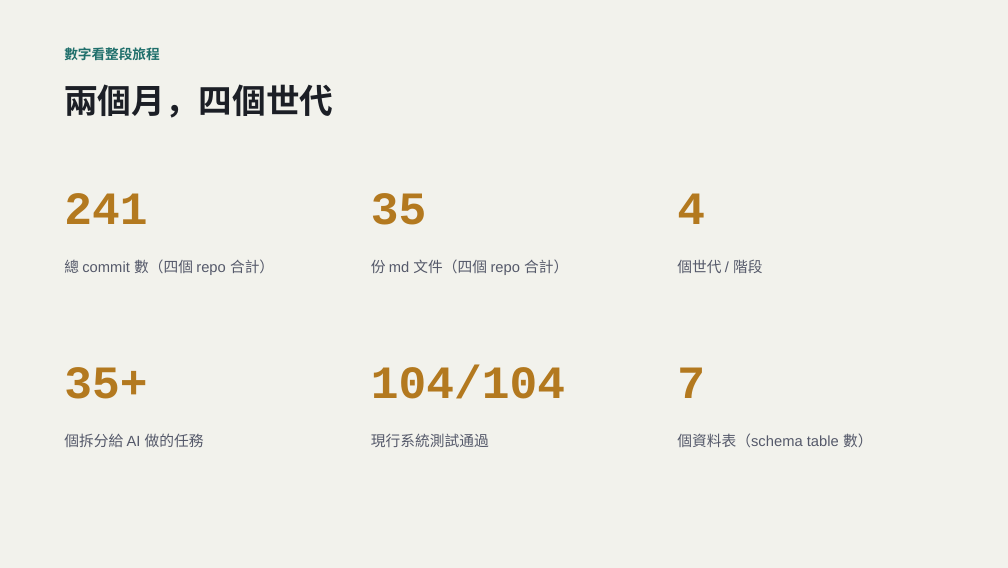
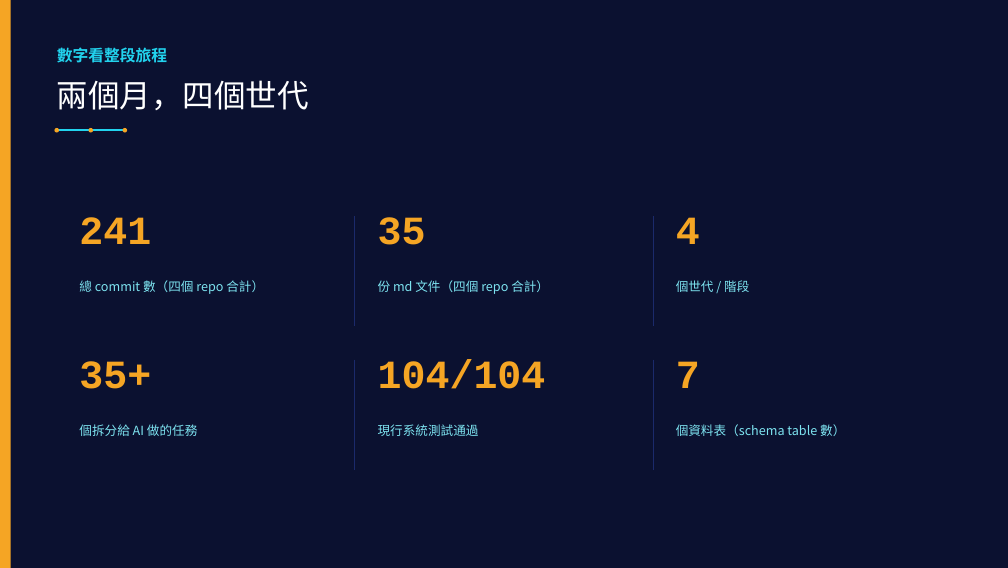
Before and after one commit to LinGaOscar/Spring-MissionBoard, a slide deck: slide 23 of docs/從HTML到SaaS_AI開發技巧回顧.pptx. Drawn at 1008x568 pixels with LibreOffice and Linux fonts; fonts in the diff are those of the drawing. Boxes give left, top, right and bottom in pixels: in the first picture for what was removed or moved away, otherwise in the second. Text is boxed around its words. In the diff, an @@ line names an element or a change of style, - is before the commit and + after.

Commit message:
docs: 簡報全 27 頁視覺重新設計
改用深靛藍／電光青／琥珀黃色系，封面與收尾 Q&A 頁改深色背景。開發歷程頁改時間軸視覺、數字統計頁改 KPI 儀表板風格、開發流程頁改流程圖、SaaS 與重構動機兩頁改左右對照面板。真實對話紀錄兩頁重新核對原始群組圖形裡的逐字內容，避免上次擷取遺漏。畫面截圖統一加外框與角標。內容全部沿用原文，純視覺改版。

```diff
--- a/docs/從HTML到SaaS_AI開發技巧回顧.pptx
+++ b/docs/從HTML到SaaS_AI開發技巧回顧.pptx
@@ background #F2F2EC to #0B1130 @@
@@ rectangle added at (0, 0, 11, 568), fill #F5A524 @@
@@ text "數字看整段旅程" at (57, 47, 167, 63): size 13 to 15 pt, font Arial to Courier New, text colour #1F6F6B to #22D3EE @@
@@ text "兩個月，四個世代" at (57, 80, 309, 110): size 32 to 30 pt, font Arial to Noto Sans CJK SC, text colour #1C1F26 to #FFFFFF, bold off @@
@@ ellipse added at (54, 128, 59, 132), fill #F5A524 @@
@@ line added from (57, 130) to (125, 130), #22D3EE 1.5 pt @@
@@ ellipse added at (89, 128, 93, 132), fill #F5A524 @@
@@ ellipse added at (123, 128, 127, 132), fill #F5A524 @@
@@ text "241": place and size @@
-text "241" at (64, 193, 147, 224)
+text "241" at (79, 217, 151, 244)
@@ text "35": place and size @@
-text "35" at (371, 193, 426, 225)
+text "35" at (378, 217, 426, 245)
@@ size 44 to 38 pt, text colour #B3791F to #F5A524 in 6 elements at (378, 359, 546, 389), (79, 361, 151, 389), (79, 217, 151, 244), (378, 217, 426, 245), (676, 361, 700, 388), (676, 217, 700, 244) @@
@@ text "4": place and size @@
-text "4" at (677, 193, 705, 224)
+text "4" at (676, 217, 700, 244)
@@ line added from (355, 216) to (355, 325), #1B2A6B 1 pt @@
@@ line added from (653, 216) to (653, 325), #1B2A6B 1 pt @@
@@ text "總 commit 數（四個 repo 合計）": place and size @@
-text "總 commit 數（四個 repo 合計）" at (64, 259, 274, 275)
+text "總 commit 數（四個 repo 合計）" at (79, 280, 264, 294)
@@ text "份 md 文件（四個 repo 合計）": place and size @@
-text "份 md 文件（四個 repo 合計）" at (371, 259, 568, 275)
+text "份 md 文件（四個 repo 合計）" at (378, 280, 549, 294)
@@ text "個世代 / 階段": place and size @@
-text "個世代 / 階段" at (677, 259, 762, 273)
+text "個世代 / 階段" at (676, 280, 749, 292)
@@ text "35+": place and size @@
-text "35+" at (64, 367, 147, 399)
+text "35+" at (79, 361, 151, 389)
@@ line added from (355, 359) to (355, 469), #1B2A6B 1 pt @@
@@ text "104/104": place and size @@
-text "104/104" at (371, 365, 565, 399)
+text "104/104" at (378, 359, 546, 389)
@@ line added from (653, 359) to (653, 469), #1B2A6B 1 pt @@
@@ text "個拆分給 AI 做的任務": place and size @@
-text "個拆分給 AI 做的任務" at (64, 433, 204, 447)
+text "個拆分給 AI 做的任務" at (79, 424, 197, 436)
@@ text "現行系統測試通過": place and size @@
-text "現行系統測試通過" at (371, 434, 489, 447)
+text "現行系統測試通過" at (378, 424, 479, 436)
@@ size 14 to 12 pt, font Arial to Noto Sans CJK SC, text colour #55596A to #7DE3F0; line spacing 1 to 1.15 in 6 elements at (79, 280, 264, 294), (378, 280, 549, 294), (676, 280, 749, 292), (79, 424, 197, 436), (378, 424, 479, 436), (676, 424, 845, 436) @@
@@ text "個資料表（schema table 數）": place and size @@
-text "個資料表（schema table 數）" at (677, 433, 872, 447)
+text "個資料表（schema table 數）" at (676, 424, 845, 436)
```
Also in this commit, not shown: 26 other slides changed.
